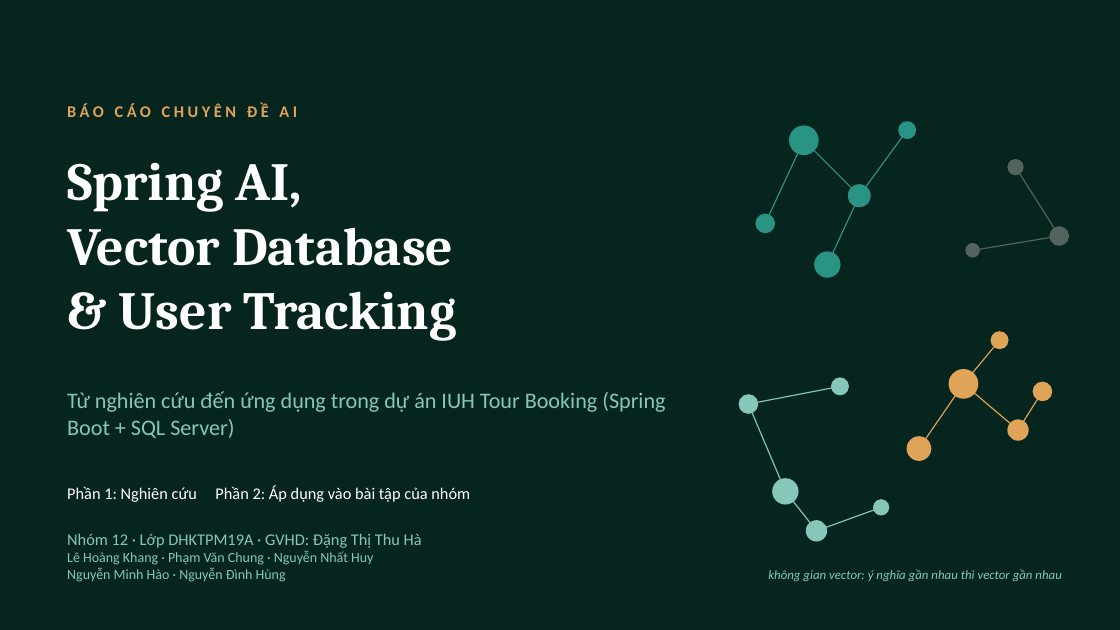
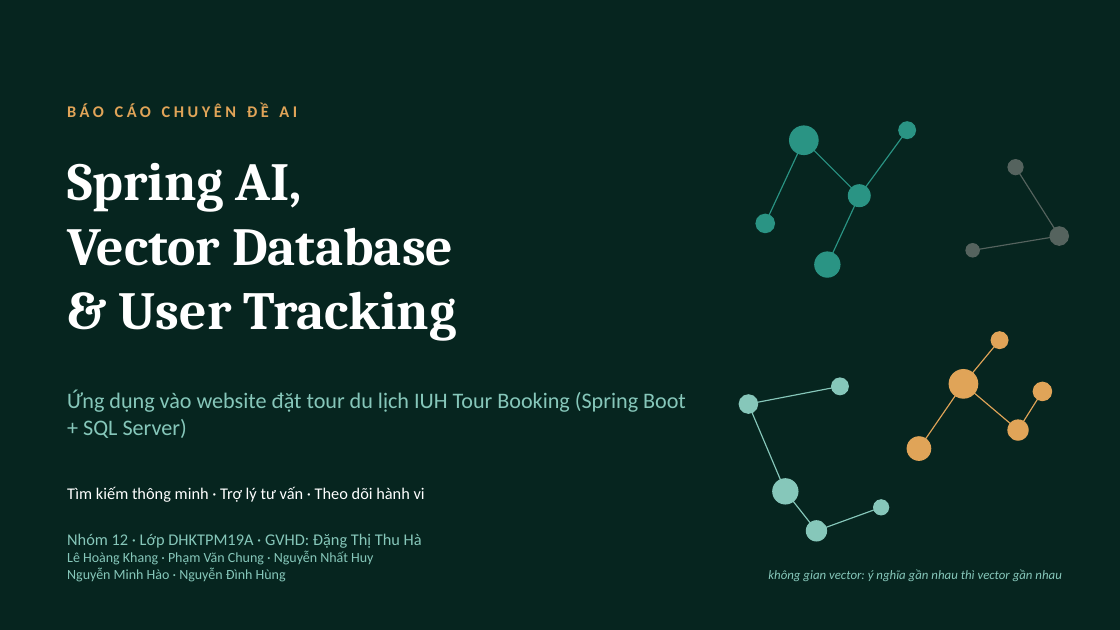
Before and after one commit to kanele05/project_www, a slide deck: slide 1 of docs/presentation/SpringAI_VectorDB_UserTracking.pptx. Drawn at 1120x630 pixels with LibreOffice and Linux fonts; fonts in the diff are those of the drawing. Boxes give left, top, right and bottom in pixels: in the first picture for what was removed or moved away, otherwise in the second. Text is boxed around its words. In the diff, an @@ line names an element or a change of style, - is before the commit and + after.

```diff
--- a/docs/presentation/SpringAI_VectorDB_UserTracking.pptx
+++ b/docs/presentation/SpringAI_VectorDB_UserTracking.pptx
@@ text at (67,389,686,438): text changed @@
-Từ nghiên cứu đến ứng dụng trong dự án IUH Tour Booking (Spring Boot + SQL Server)
+Ứng dụng vào website đặt tour du lịch IUH Tour Booking (Spring Boot + SQL Server)
@@ text at (67,486,425,502): text changed @@
-Phần 1: Nghiên cứu Phần 2: Áp dụng vào bài tập của nhóm
+Tìm kiếm thông minh · Trợ lý tư vấn · Theo dõi hành vi
```
Also in this commit, not shown: 17 other slides changed, 15 slides removed.
